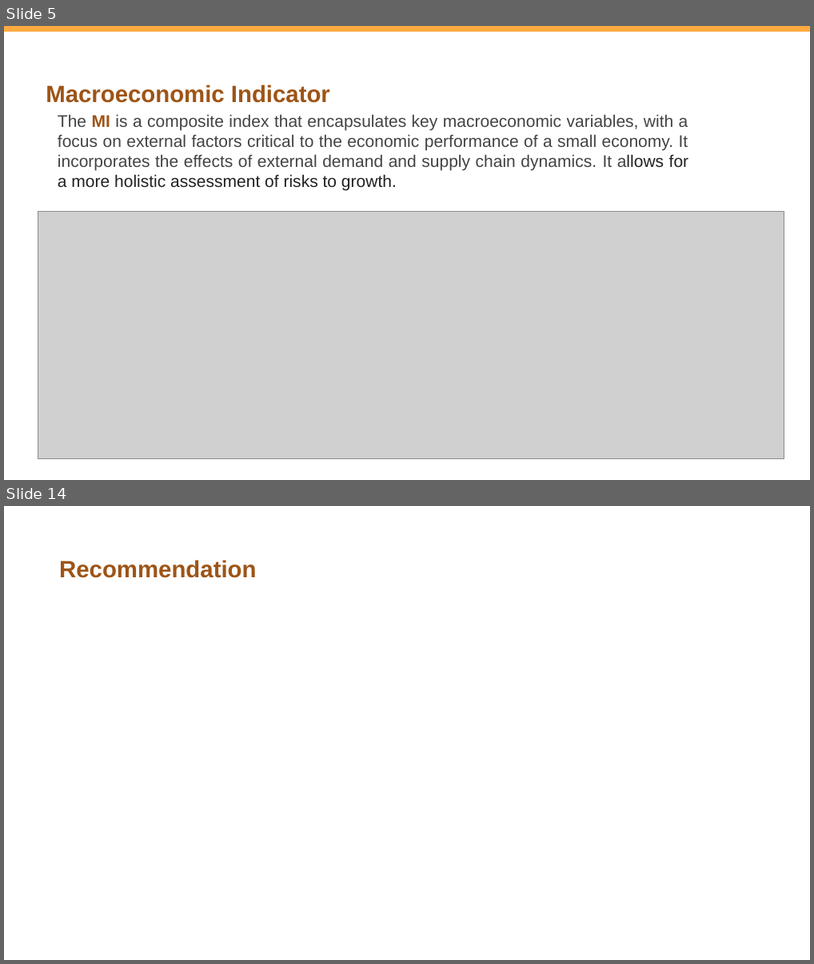
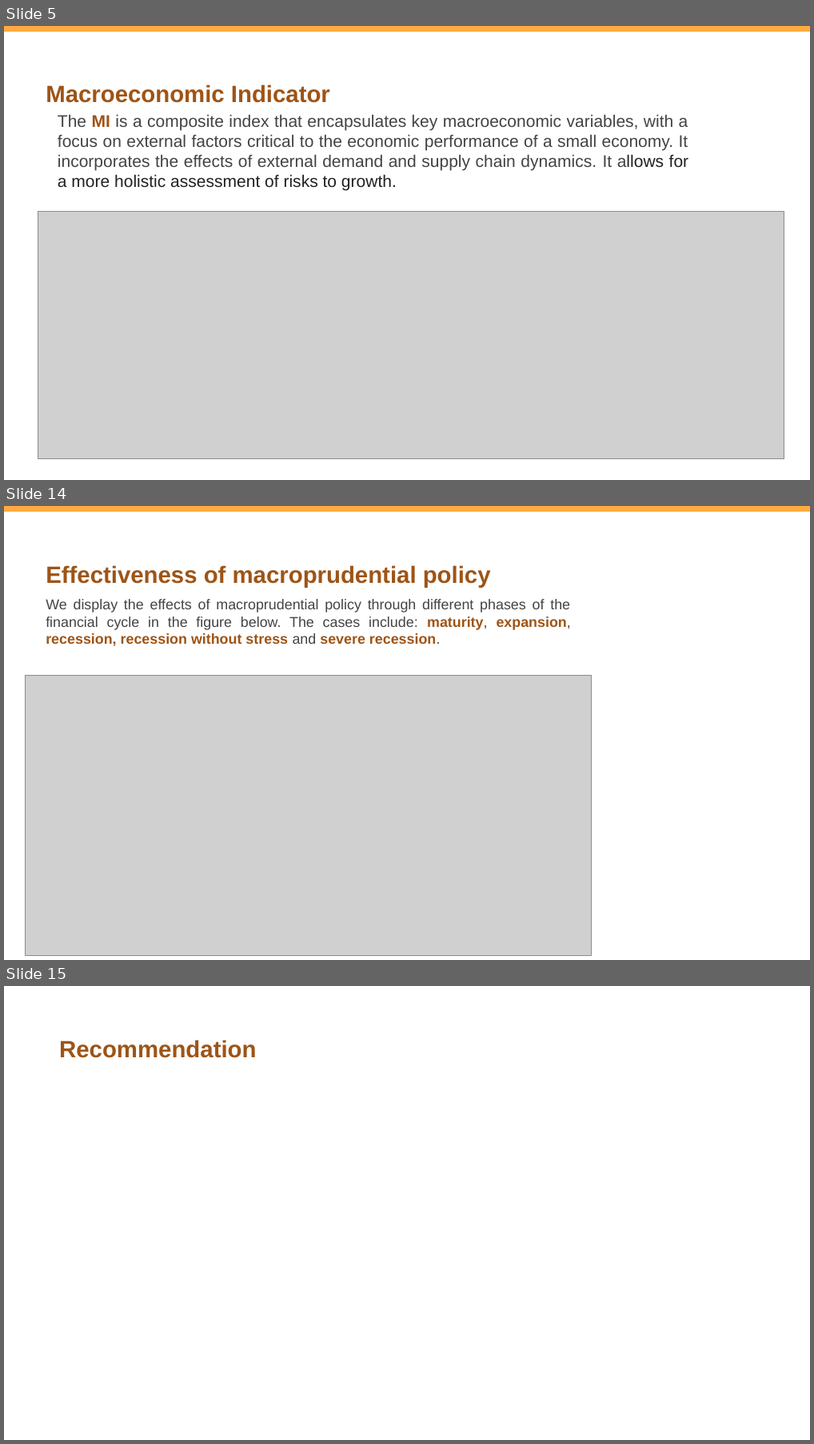
Before and after one commit to vlad-yeghiazaryan/armenian-gar, a slide deck: Presentations/Growth at Risk Armenia periodical 2024Q3.pptx. Shown one above the other, each under a label of ours: slides 5 and 14 before the commit, slides 5, 14 and 15 after it; the slides between them are not shown. The pictures are 814x964 and 814x1444 pixels, drawn with LibreOffice and Linux fonts; fonts in the diff are those of the drawing; grey boxes stand for pictures; background and template pictures are left out. Boxes give left, top, right and bottom in pixels: in the first picture for what was removed or moved away, otherwise in the second. Text is boxed around its words. In the diff, an @@ line names an element or a change of style, - is before the commit and + after.

```diff
--- a/Presentations/Growth at Risk Armenia periodical 2024Q3.pptx
+++ b/Presentations/Growth at Risk Armenia periodical 2024Q3.pptx
@@ slide 14 added at [4, 506, 810, 960], background #FFFFFF; not listed: 1 template element that a slide beside it also shows @@
@@ title added at [46, 565, 491, 588], 28 pt, text #9E5416, bold @@
+Effectiveness of macroprudential policy
@@ text added at [46, 599, 571, 646], 17 pt, text #434343 @@
+We display the effects of macroprudential policy through different phases of the financial cycle in the figure below. The cases include: maturity, expansion, recession, recession without stress and severe recession.
@@ picture added at [25, 675, 591, 955] @@
@@ what was slide 14 is now slide 15 @@
```
Also in this commit, not shown: 3 slides changed, 1 other slide added, 1 slide removed, 52 other files.
